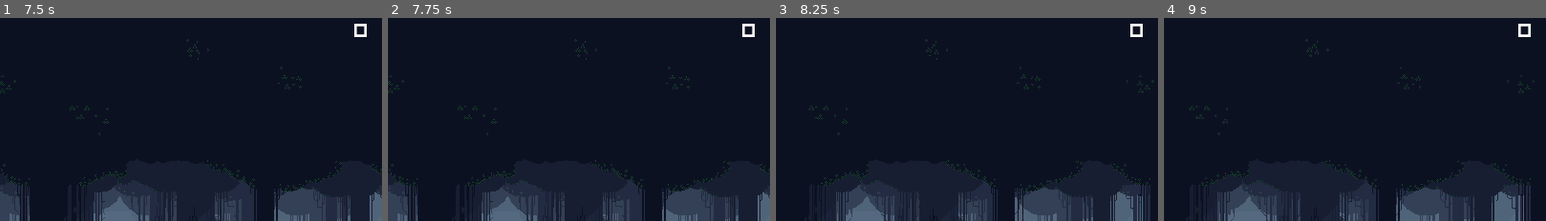
Above: before the commit, frames 1-4 (left to right).
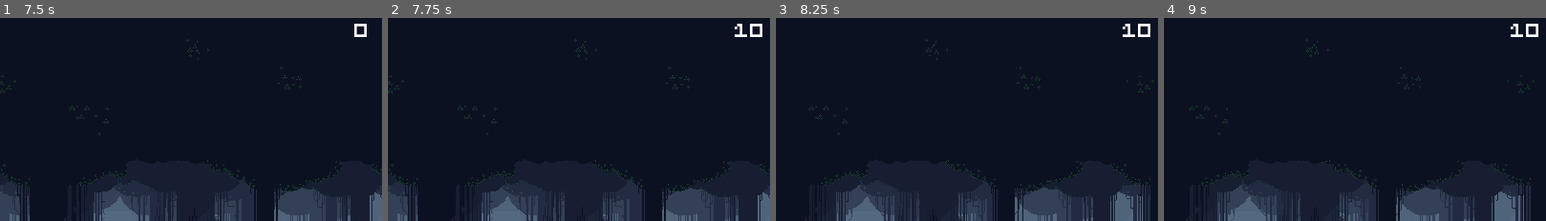
Above: after the commit, the same moments.

Repository: rafaelbriet/deadend
Game: Godot game, scene res://Scenes/Main.tscn
The game is run twice, just before and just after one commit, with the same random seed, the same clock (stepped at 60 frames per second) and the same inputs.
Inputs:
- Up to frame 1 (7.5 s): hold D (move_right) 0.53-2.03 s; tap E (attack) every 0.75 s from 0.6 to 7.35 s; tap Space (jump) at 0.77, 1.52, 3.02, 3.77, 4.52, 6.02, 6.77 s; hold A (move_left) 2.03-2.78 s; hold D (move_right) 2.78-4.28 s; hold A (move_left) 4.28-5.03 s; hold D (move_right) 5.03-5.78 s; hold A (move_left) 5.78-7.28 s; hold D (move_right) from 7.28 s (still down)
- Up to frame 2 (7.75 s): keep holding D (move_right); tap Space (jump) at 7.52 s
- Up to frame 3 (8.25 s): keep holding D (move_right); tap E (attack) at 8.1 s
- Up to frame 4 (9 s): keep holding D (move_right); tap E (attack) at 8.85 s
The pictures show only the part of the screen within x 3-53%, y 0-50%; the shares and areas given below are measured in that part.

Frame 1 is identical in both runs. In frame 2, 0.3% of the frame differs, in the area x 90-98%, y 2-10%; in frame 3, 0.3%; in frame 4, 0.3%.

Commit message:
Skeleton adds to score when it dies

Diff:
--- a/Scenes/HUD/hud.gd
+++ b/Scenes/HUD/hud.gd
@@ -18,7 +18,7 @@
 	_hit_points_bar.value = _king.hit_points.base_max_hit_points
 
 	# Set up level score
-	_score.connect("score_changer", self, "_on_score_changed")
+	_score.connect("score_changed", self, "_on_score_changed")
 	_score_board.set_text(str(_score.current_score))
 
 func _on_hit_points_damaged() -> void:
--- a/Scenes/Main.tscn
+++ b/Scenes/Main.tscn
@@ -29,6 +29,9 @@
 layer = 0
 
 [node name="Level" type="Node" parent="."]
+
+[node name="Score" type="Node" parent="Level"]
+script = ExtResource( 11 )
 
 [node name="Ground" type="StaticBody2D" parent="Level"]
 position = Vector2( -4, 143 )
@@ -64,9 +67,7 @@
 target_node_path = NodePath("../King")
 skeleton_scale = Vector2( 3, 3 )
 time_between_spawn = 5.0
-
-[node name="Score" type="Node" parent="Level"]
-script = ExtResource( 11 )
+score_path = NodePath("../Score")
 
 [node name="HUD" parent="Level" instance=ExtResource( 10 )]
 king_path = NodePath("../King")
--- a/Scenes/Skeleton/States/skeleton_death_state.gd
+++ b/Scenes/Skeleton/States/skeleton_death_state.gd
@@ -6,6 +6,7 @@
 	root.animation_player.play("RESET")
 	root.animation_player.play("Death")
 	root.animation_player.connect("animation_finished", self, "_on_animation_finished")
+	root.score.add_score(root.base_score_amount)
 
 
 func _exit() -> void:
--- a/Scenes/Skeleton/skeleton_enemy.gd
+++ b/Scenes/Skeleton/skeleton_enemy.gd
@@ -3,6 +3,7 @@
 
 export var animation_player_path := NodePath()
 export var sprite_path := NodePath()
+export var base_score_amount = 10
 export var base_gravity : float = 980
 export var base_walk_speed : float = 100
 export var base_attack_distance : float = 150
@@ -12,6 +13,7 @@
 
 var velocity : Vector2 = Vector2.ZERO
 var target : KinematicBody2D
+var score : Score
 
 onready var animation_player : AnimationPlayer = get_node(animation_player_path)
 onready var sprite : Sprite = get_node(sprite_path)
--- a/Scripts/skeleton_spawner.gd
+++ b/Scripts/skeleton_spawner.gd
@@ -7,10 +7,12 @@
 export var skeleton_scale : Vector2 = Vector2.ONE
 export var spawn_enabled: bool = true
 export var time_between_spawn: float = 1
+export var score_path := NodePath()
 
 onready var _spawn_points : Array = _load_nodes(spawn_node_paths)
 onready var _target : KinematicBody2D = get_node(target_node_path)
 onready var _spawn_timer: Timer = get_node(spawn_timer_path)
+onready var _score : Score = get_node(score_path)
 
 func _ready():
 	_spawn_timer.start(time_between_spawn)
@@ -32,6 +34,7 @@
 		skeleton.position = spawn_point.global_position
 		skeleton.scale = skeleton.scale * skeleton_scale
 		skeleton.target = _target
+		skeleton.score = _score
 		add_child(skeleton)
 
 func _load_nodes(nodePaths : Array):
